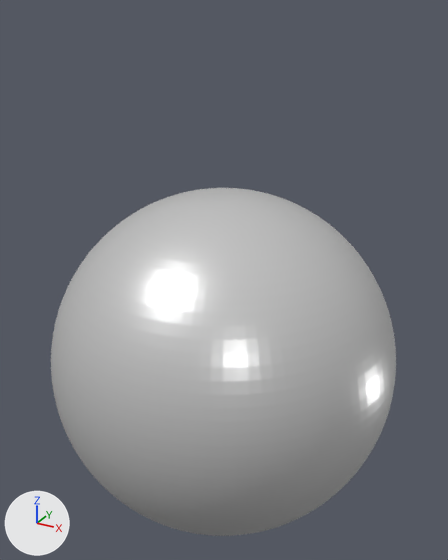
An edit to the Blender file assets/untitled.blend, drawn before and after from the same camera.
The view is the same before and after, from a 50 mm lens placed at (36.0, -64.9, 32.2), pointed at (0.0, 0.6, -0.6). The lights are fixed; the arrows at lower left show +X, +Y and +Z.

In view in the first picture: '魂伴-身'.
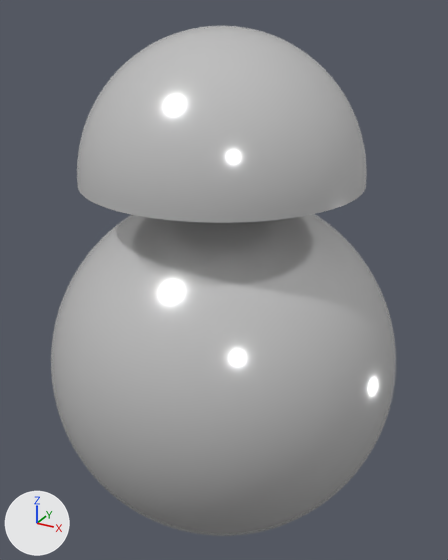
The newer file is also rescaled (x0.0239), turned or shifted as a whole; pictures and numbers use the older file's frame.

The edits, one by one:
In material 'Material.002' (mat_material_002), roughness goes from 0.3 to 0.148.
Object '魂伴-头' (ob_魂伴_头) is now shown.

Changed parts and their boxes (x1, y1, x2, y2) in the pictures (448 x 560 px):
'魂伴-身', surface changed: (57, 188, 396, 428) in both
'魂伴-头', shown: after (77, 26, 367, 223)
